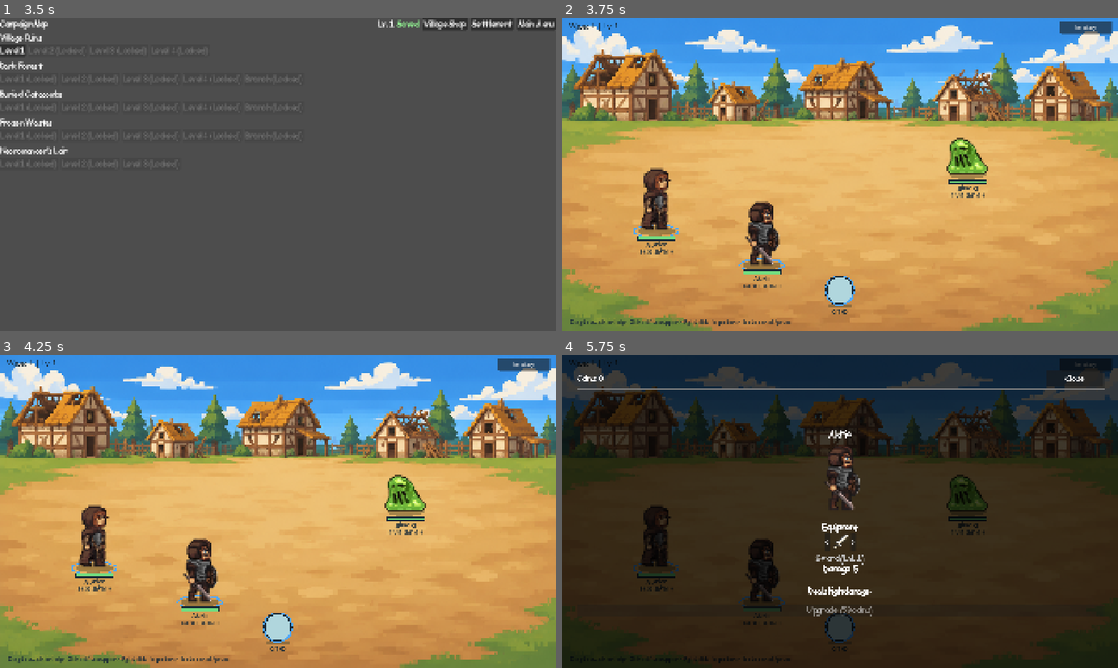
Above: before the commit, frames 1-4 (two rows, left to right).
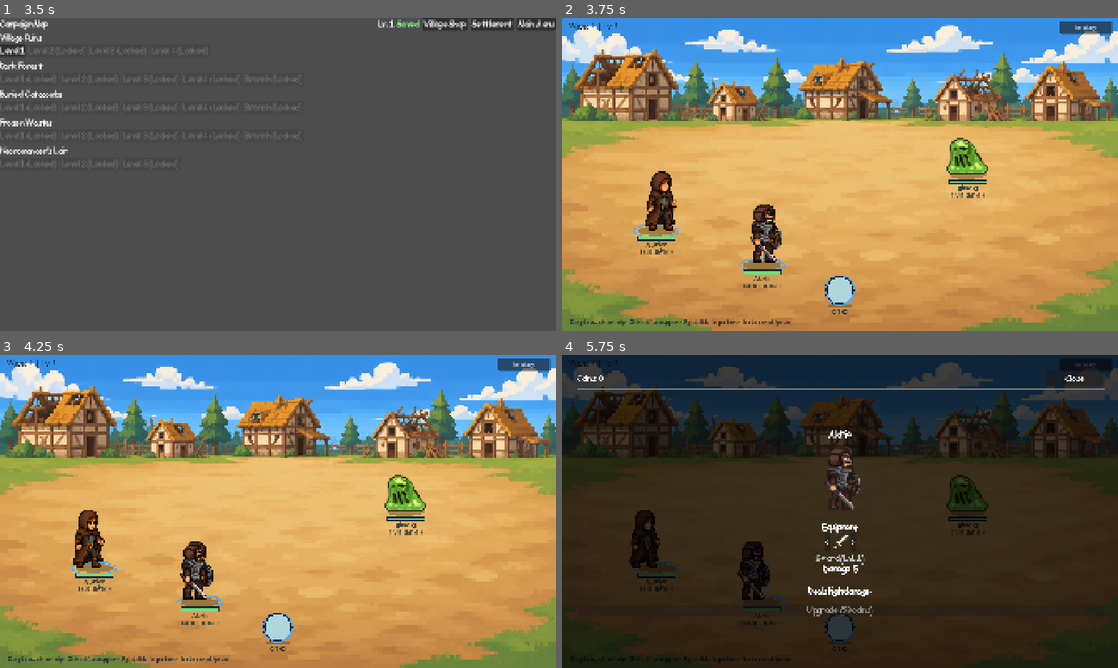
Above: after the commit, the same moments.

Repository: geniussjack/AlJourney
Game: Godot game, scene res://Scenes/UI/MainMenu.tscn
The game is run twice, just before and just after one commit, with the same random seed, the same clock (stepped at 60 frames per second) and the same inputs.
Inputs (mouse positions are in pixels of both pictures, inside the frame that each line leads up to):
- Up to frame 1 (3.5 s): click "New Game" at 0.5 s; click "New Game" at 1.25 s; click "New Game" at 2 s; click "Settings" at 2.75 s
- Up to frame 2 (3.75 s): click "Level 1" at 3.5 s
- Up to frame 3 (4.25 s): no input
- Up to frame 4 (5.75 s): click "Inventory" at 4.25 s; click (840, 470) at 5 s

Frame 1 is identical in both runs. In frame 2, 1.7% of the frame differs, in the area x 14-40%, y 47-80%; in frame 3, 1.8%, in the area x 13-40%, y 47-80%; in frame 4, 1.3%.

Commit message:
feat(art): add animated core combatants

Diff:
--- a/Scripts/Battle/battle_manager.gd
+++ b/Scripts/Battle/battle_manager.gd
@@ -30,6 +30,9 @@
 signal enemy_defeated(enemy: Enemy)
 ## Raised when the party's shared ultimate charge changes.
 signal ultimate_charge_changed(charge: int, max_charge: int)
+## Raised after an ability has changed combat state so the presentation can
+## animate its caster and resolved targets without owning combat rules.
+signal ability_resolved(caster: PlayerCharacter, ability: AbilityData, targets: Array[Character])
 
 ## The maximum value of the party's shared ultimate charge.
 const MAX_ULTIMATE_CHARGE: int = 100
@@ -229,6 +232,7 @@
 		CombatEffectProcessor.apply_attack_ability(ability, caster, targets, self, _camera_shake)
 	else:
 		CombatEffectProcessor.apply_support_ability(ability, targets, hero_system, self, _camera_shake)
+	ability_resolved.emit(caster, ability, targets)
 
 ## Immediately resolves the selected actor's ultimate ability and resets
 ## the party's shared charge. AoE ultimates hit every living enemy;
@@ -245,6 +249,7 @@
 		targets = [] if highest_health_enemy == null else [highest_health_enemy]
 
 	CombatEffectProcessor.apply_attack_ability(ultimate, caster, targets, self, _camera_shake)
+	ability_resolved.emit(caster, ultimate, targets)
 
 	ultimate_charge = 0
 	ultimate_charge_changed.emit(ultimate_charge, MAX_ULTIMATE_CHARGE)
--- a/Scripts/UI/battlefield_view.gd
+++ b/Scripts/UI/battlefield_view.gd
@@ -8,6 +8,9 @@
 const GREEN := Color("73dd80")
 const INK := Color("182936")
 const DRAG_THRESHOLD: float = 12.0
+const ANIMATED_ATLAS_CELL_SIZE := Vector2(128, 128)
+const ACTION_ANIMATION_DURATION: float = 0.56
+const IDLE_FRAME_DURATION: float = 0.28
 
 var _party: DualHeroSystem
 var _battle: BattleManager
@@ -15,6 +18,8 @@
 var _positions: Dictionary = {}
 var _textures: Dictionary = {}
 var _regions: Dictionary = {}
+var _animation_states: Dictionary = {}
+var _elapsed_time: float = 0.0
 var _actor: PlayerCharacter
 var _target: Character
 var _pressed_at := Vector2.ZERO
@@ -64,6 +69,7 @@
 	_battle.wave_advanced.connect(_on_wave_changed)
 	_battle.battle_ended.connect(_on_battle_ended)
 	_battle.turn_state_changed.connect(_on_turn_changed)
+	_battle.ability_resolved.connect(_on_ability_resolved)
 	_rebuild_units()
 
 ## Preserves the battle scene's existing enemy setup entry point.
@@ -72,9 +78,11 @@
 	_rebuild_units()
 
 ## Refreshes summons as well as wave changes without binding stale actors.
-func _process(_delta: float) -> void:
+func _process(delta: float) -> void:
 	if _battle == null or get_tree().paused:
 		return
+	_elapsed_time += delta
+	_update_animations(delta)
 	if _units.size() != _party.get_party_members().size() + _battle.enemies.size():
 		_rebuild_units()
 	_layout_units()
@@ -92,14 +100,38 @@
 	for unit: Character in _units:
 		var path: String = "res://Resources/Sprites/Characters/skeleton_sprite.png"
 		if unit is PlayerCharacter:
-			path = "res://Resources/Sprites/Characters/mage_sprite.png" if unit.character_class == GameEnums.CharacterClass.MAGE else "res://Resources/Sprites/Characters/warrior_sprite.png"
+			if not unit.is_mercenary and unit == _party.mage:
+				path = "res://Resources/Sprites/Characters/Animated/altarion_battle_atlas.png"
+			elif not unit.is_mercenary and unit == _party.warrior:
+				path = "res://Resources/Sprites/Characters/Animated/aldric_battle_atlas.png"
+			else:
+				path = "res://Resources/Sprites/Characters/mage_sprite.png" if unit.character_class == GameEnums.CharacterClass.MAGE else "res://Resources/Sprites/Characters/warrior_sprite.png"
 		elif unit is Enemy and unit.enemy_type == GameEnums.EnemyType.SLIME:
 			path = "res://Resources/Sprites/Characters/slime_sprite.png"
+		elif unit is Enemy and unit.enemy_type == GameEnums.EnemyType.SKELETON_WARRIOR:
+			path = "res://Resources/Sprites/Characters/Animated/skeleton_battle_atlas.png"
 		if not _textures.has(path):
 			_textures[path] = load(path)
-			_regions[path] = (_textures[path] as Texture2D).get_image().get_used_rect()
+			_regions[path] = Rect2(Vector2.ZERO, ANIMATED_ATLAS_CELL_SIZE) if path.contains("/Animated/") else (_textures[path] as Texture2D).get_image().get_used_rect()
 		unit.set_meta("battle_texture", path)
+		if not _animation_states.has(unit):
+			_animation_states[unit] = {"row": 0, "elapsed": 0.0, "locked": false}
+	for animated_unit: Variant in _animation_states.keys():
+		if not _units.has(animated_unit):
+			_animation_states.erase(animated_unit)
 	_layout_units()
+
+## Advances one-shot action states and returns living units to their idle row.
+func _update_animations(delta: float) -> void:
+	for unit: Character in _animation_states.keys():
+		var state: Dictionary = _animation_states[unit]
+		if state["locked"]:
+			continue
+		if state["row"] != 0:
+			state["elapsed"] += delta
+			if state["elapsed"] >= ACTION_ANIMATION_DURATION:
+				state["row"] = 0
+				state["elapsed"] = 0.0
 
 ## Uses staggered floor anchors, leaving the middle free for combat effects.
 func _layout_units() -> void:
@@ -154,6 +186,8 @@
 	if unit is PlayerCharacter and _battle.can_actor_act(unit) and unit != _actor:
 		_draw_ring(foot, Vector2(78, 22), BLUE)
 	var texture: Texture2D = _textures[path]
+	if path.contains("/Animated/"):
+		region.position = _get_animation_frame(unit) * ANIMATED_ATLAS_CELL_SIZE
 	draw_texture_rect_region(texture, body, region, tint)
 	var maximum: int = unit.get_total_max_health()
 	draw_rect(Rect2(foot + Vector2(-67, 17), Vector2(134, 16)), INK)
@@ -176,6 +210,32 @@
 			draw_line(center - Vector2(19, 19), center + Vector2(19, 19), RED, 5)
 		elif unit == _target or (_preview != null and _preview.is_aoe and ((unit is PlayerCharacter) == (_target is PlayerCharacter))):
 			_draw_ring(foot, Vector2(82, 26), GREEN if unit is PlayerCharacter else RED)
+
+## Returns the atlas column and row for a unit's current presentation state.
+func _get_animation_frame(unit: Character) -> Vector2:
+	var state: Dictionary = _animation_states.get(unit, {"row": 0, "elapsed": 0.0, "locked": false})
+	var row: int = state["row"]
+	var column: int
+	if state["locked"]:
+		column = 3
+	elif row == 0:
+		column = int(_elapsed_time / IDLE_FRAME_DURATION) % 4
+	else:
+		column = mini(3, int(state["elapsed"] / ACTION_ANIMATION_DURATION * 4.0))
+	return Vector2(column, row)
+
+## Starts attack, hit and defeat rows after combat logic has resolved an ability.
+func _on_ability_resolved(caster: PlayerCharacter, ability: AbilityData, targets: Array[Character]) -> void:
+	if ability.is_attack_ability:
+		_play_animation(caster, 1)
+		for target: Character in targets:
+			_play_animation(target, 3 if not target.is_alive else 2, not target.is_alive)
+
+## Assigns a one-shot row, or freezes a defeated combatant on its final frame.
+func _play_animation(unit: Character, row: int, locked: bool = false) -> void:
+	if not _animation_states.has(unit):
+		return
+	_animation_states[unit] = {"row": row, "elapsed": 0.0, "locked": locked}
 
 ## Renders stepped rings without filtered raster textures.
 func _draw_ring(center: Vector2, radius: Vector2, color: Color) -> void:
Binary file added: Resources/ArtSource/Characters/aldric_battle_sheet_source.png
Not shown, added: Resources/ArtSource/Characters/aldric_battle_sheet_source.png.import
Binary file added: Resources/ArtSource/Characters/altarion_battle_sheet_source.png
Not shown, added: Resources/ArtSource/Characters/altarion_battle_sheet_source.png.import
Binary file added: Resources/ArtSource/Characters/skeleton_battle_sheet_source.png
Not shown, added: Resources/ArtSource/Characters/skeleton_battle_sheet_source.png.import
Binary file added: Resources/Sprites/Characters/Animated/aldric_battle_atlas.png
Not shown, added: Resources/Sprites/Characters/Animated/aldric_battle_atlas.png.import
Binary file added: Resources/Sprites/Characters/Animated/altarion_battle_atlas.png
Not shown, added: Resources/Sprites/Characters/Animated/altarion_battle_atlas.png.import
Binary file added: Resources/Sprites/Characters/Animated/skeleton_battle_atlas.png
Not shown, added: Resources/Sprites/Characters/Animated/skeleton_battle_atlas.png.import
(and 1 more such lines)
